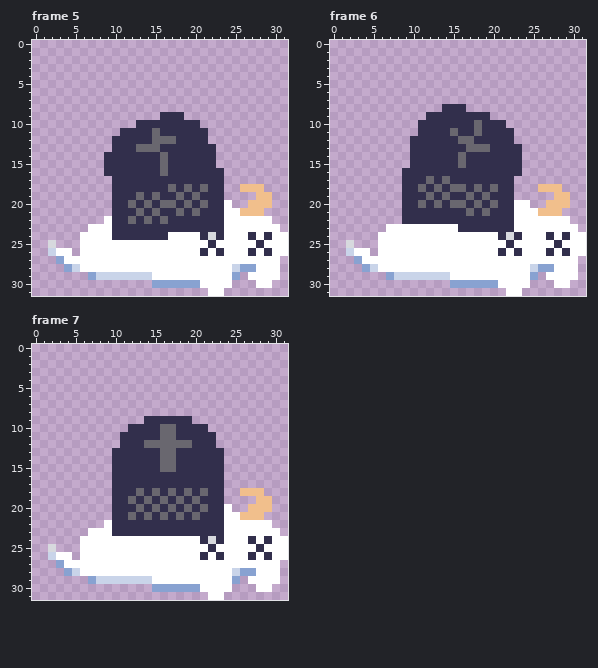
Edited in one commit: pixel-art file (Textures/Flatten_deathPoof.aseprite). Above, as it was before the edit.
32x32 pixels, 7 frames. Shown: frame 5, frame 6, frame 7.
And afterwards:
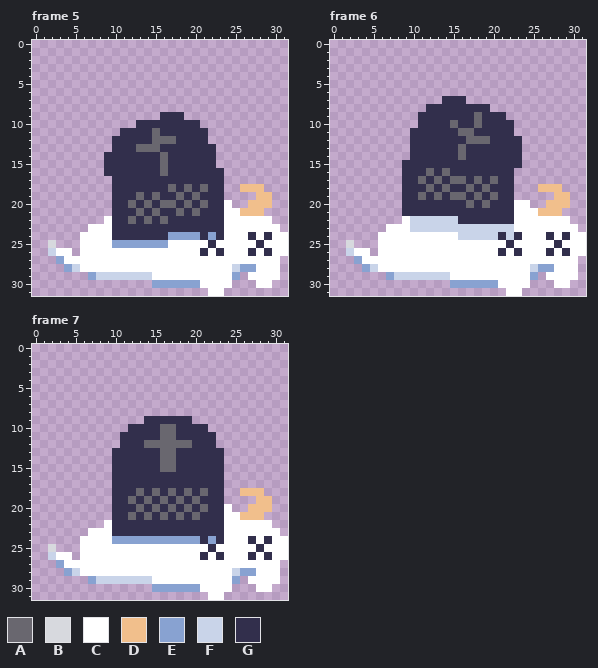
Palette (. is transparent): A #69676f  B #d7d9de  C #ffffff  D #f1bf8c  E #88a2d1  F #c9d4e9  G #322f4c
Changes in this commit:
Frame 5:
Colour E replaces colour B in row 24 at x 22.
Colour E replaces colour C in row 24 at x 17 to 20; in row 25 at x 10 to 16.
Frame 6:
Colour A replaces colour G in row 9 at x 18; in row 10 at x 15; in row 11 at x 16 to 17; in row 12 at x 18 to 19; in row 13 at x 16; in row 16 at x 12 and 14.
Colour A replaces colour G in row 17 at x 11, 13, 15 to 16, 18 and 20; in row 18 at x 12, 14, 17 and 19; in row 19 at x 11, 13, 15 to 16, 18 and 20; in row 20 at x 17 and 19.
Colour C replaces colour G in row 22 at x 9.
Colour F replaces colour B in row 24 at x 22.
Colour F replaces colour C in row 23 at x 10 to 15; in row 24 at x 16 to 20.
Colour F replaces colour G in row 22 at x 10 to 15; in row 23 at x 16 to 22.
Colour G is added in row 7 at x 14 to 16; in row 8 at x 12 to 13 and 17 to 19; in row 9 at x 11 and 20 to 21; in row 10 at x 22; in row 11 at x 10; in row 12 at x 23.
Colour G is added in row 15 at x 9.
Colour G replaces colour A in row 11 at x 15 and 18; in row 12 at x 16; in row 13 at x 17 to 19; in row 15 at x 16; in row 17 at x 12 and 14; in row 18 at x 11, 13, 15 to 16, 18 and 20.
Colour G replaces colour A in row 19 at x 12, 14, 17 and 19; in row 20 at x 11, 13, 15 to 16, 18 and 20; in row 21 at x 17 and 19.
Colour G is gone in row 16 at x 23.
Frame 7:
Colour E replaces colour B in row 24 at x 22.
Colour E replaces colour C in row 24 at x 10 to 20.
Boxes around the changes in both pictures, in picture pixels (x1, y1, x2, y2):
changed: (112, 232, 216, 248)
changed: (402, 96, 522, 240)
changed: (112, 536, 216, 544)
